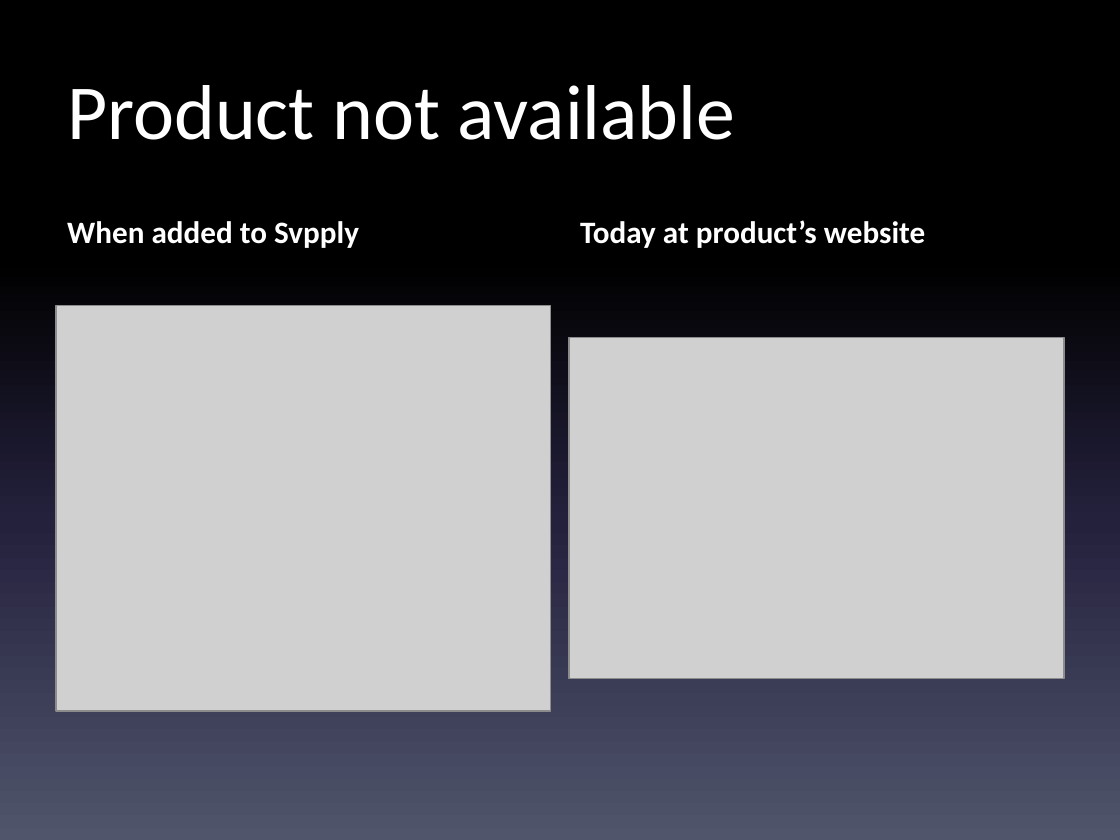
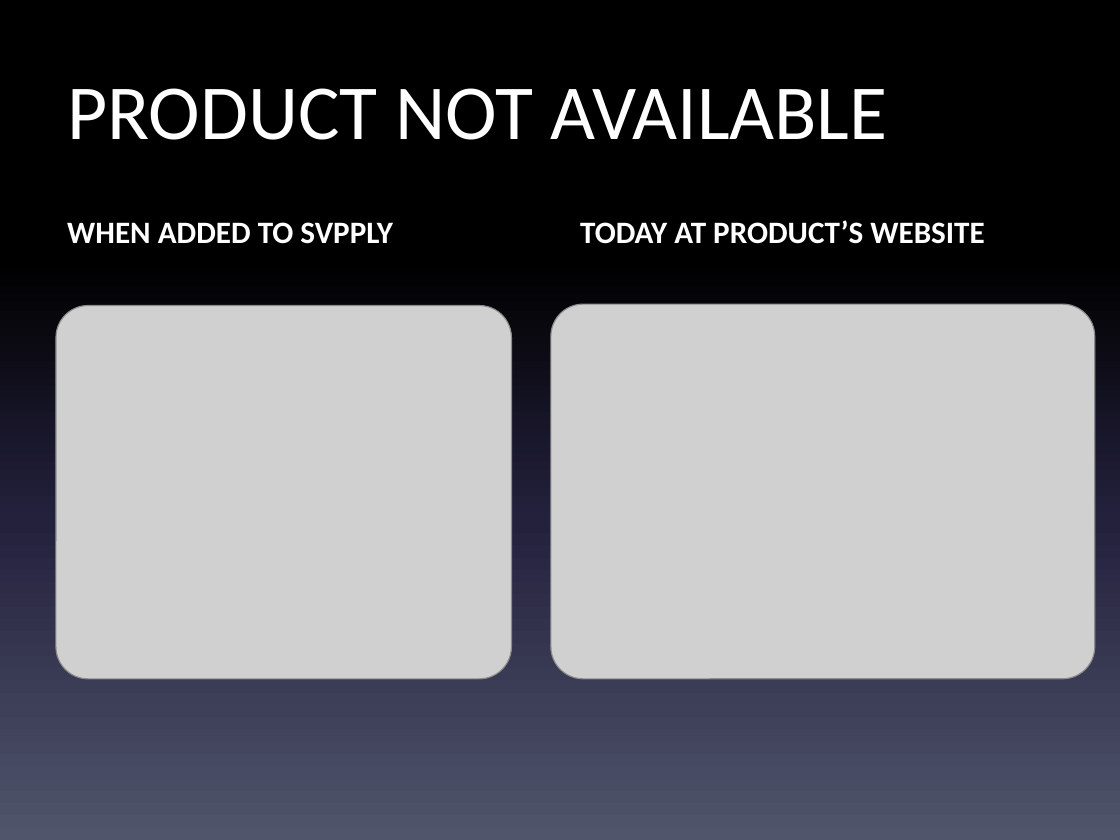
Before and after one commit to NYUITP/sp13_sply, a slide deck: slide 4 of Slides/errorCasesSlidesv1.pptx. Drawn at 1120x840 pixels with LibreOffice and Linux fonts; fonts in the diff are those of the drawing; grey boxes stand for pictures. Boxes give left, top, right and bottom in pixels: in the first picture for what was removed or moved away, otherwise in the second. Text is boxed around its words. In the diff, an @@ line names an element or a change of style, - is before the commit and + after.

Commit message:
added slides

```diff
--- a/Slides/errorCasesSlidesv1.pptx
+++ b/Slides/errorCasesSlidesv1.pptx
@@ title at [67, 88, 887, 140]: text changed @@
-Product not available
+PRODUCT NOT AVAILABLE
@@ text at [67, 222, 393, 244]: text changed @@
-When added to Svpply
+WHEN ADDED TO SVPPLY
@@ text at [580, 220, 984, 244]: text changed @@
-Today at product’s website
+TODAY AT PRODUCT’S WEBSITE
@@ picture: place and size @@
-picture at [56, 306, 551, 711]
+picture at [56, 306, 512, 679]
@@ picture: place and size @@
-picture at [569, 338, 1064, 680]
+picture at [551, 305, 1095, 680]
```
Also in this commit, not shown: 4 other slides changed, 10 other files.
